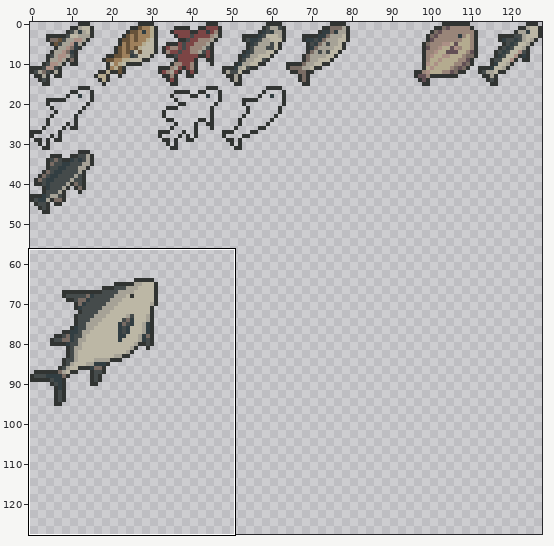
Two states of a pixel-art file, project/assets/spritesheets/fish.aseprite. Above: a wide view before the commit, with the close-up outlined.
Close-up. Earlier state:
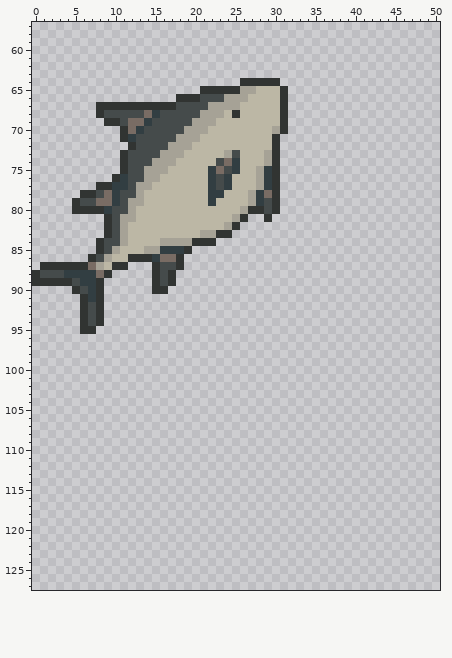
128x128 pixels, 1 frame. Shown: x 0..50, y 57..127. The commit also changed other parts of the picture, which this record leaves out.
Now the later version:
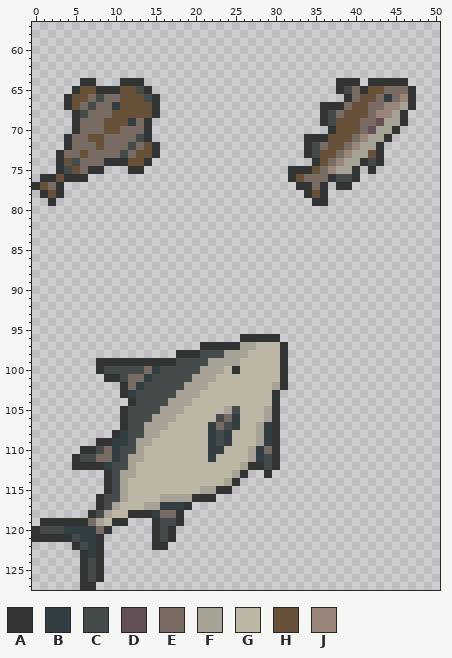
Palette (. is transparent): A #313432  B #323e42  C #454b4b  D #625055  E #796c64  F #a6a296  G #bcb7a5  H #675239  J #998579
Changes in this commit:
Changed rows in their new state; - is an unchanged pixel.
first column x 0:
 64 ------AA---AAA------------.....-------AAA-AAAAA-
 65 -----AHHAAAHHCA------...........------ACEAHHEEEA
 66 ----AHHECEEHHHCA--..............-------AEHHEBEJA
 67 ----AHECEEBHHHH-................----AAAEHHEEJJFA
 68 -----ACEEEHHHHHA................----ACEHHHEJJFA-
 69 -----AEEEHHHB-A.................----ACHHHEEDFFA-
 70 -----AEEEHHE-EA.................-----AHHHEDFFA--
 71 ----AEEHHEEEE-A................---AAAHHHEJFFA---
 72 ----AEEEHEEECEHA...............---ACEHHEJFFA----
 73 ---AEEHEEEECEHHA...............---ACHHEJFFHA----
 74 ---AHCEEEAA-HHA................----AHEJFFACA----
 75 ---ACHEAA--.AA.................-AAAHEJFFA-A-----
 76 -AAHAAA---.....................-AHEEEACCA-------
 77 AHEA----.......................--AAEA-AA--------
 78 -AHA--.........................---AHA-----------
 79 --A--..........................----AA-----------
 80 -----..........................-----------------
 81 ---------..................--.------------------
 82 ---------.................----------------------
 83 ---------................-----------------------
 84 --------...............-------------------------
 85 --------............----------------------------
 86 -------............-----------------------------
 87 -...........---....-----------------------------
 88 ..........-----...------------------------------
 89 .........------...------------------------------
 90 -----....------..-------------------------------
 91 ------...---------------------------------------
 92 ------...---------------------------------------
 93 ------...---------------------------------------
 94 ------...---------------------------------------
 95 ------..----------------------------------------
 96 --------------------------AAAAA-----------------
 97 ---------------------AAAAAFFGGGA----------------
 98 ------------------AAACCCFFFGGGGA----------------
 99 --------AAAAAAAAAACCCCFFFFGGGGGA----------------
100 --------ACCCCCEBCCCCCFFFGAGGGGGA----------------
101 ---------AACEEBCCCCCFFFGGGGGGGGA----------------
102 -----------AEBCCCCCFFFGGGGGGGGFA----------------
103 -----------ABCCCCCFFFGGGGGGGGGA-----------------
104 ------------ACCCCFFFGGGGGGGGGGA-----------------
105 -----------ACCCCFFFGGGGGFCGGGFA-----------------
106 -----------ACCCFFFGGGGGCEBGGGFA-----------------
107 -----------ACCFFFGGGGGBECBGGFBA-----------------
108 ----------ABCCFFGGGGGGBCBGGGFBA-----------------
109 --------AABBCFFGGGGGGGBCBGGGFBA-----------------
110 ------AACEBCCFGGGGGGGGBBGGGFBEA-----------------
111 -----ACCEEBCFFGGGGGGGGBGGGGFBCA-----------------
112 -----AAAABCCFGGGGGGGGGGGGGFAACA-----------------
113 ---------ACFFGGGGGGGGGGGGFA--A------------------
114 ---------ACFGGGGGGGGGGGGFA----------------------
115 ---------ACFGGGGGGGGGFFAA-----------------------
116 --------ACCFGGGGFFFFAAA-------------------------
117 --------ACFGGGFFBBBA----------------------------
118 -------ACFGGAAABEEA-----------------------------
119 -AAAAAAEFGAA---ACCA-----------------------------
120 ACCCBBBBEA-----ACA------------------------------
121 AAAAACBBA------ACA------------------------------
122 -----ACBA------AA-------------------------------
123 ------ABA---------------------------------------
124 ------ACA---------------------------------------
125 ------ACA---------------------------------------
126 ------ACA---------------------------------------
127 ------AA----------------------------------------
Changed places in both close-ups, as pixel boxes (x1, y1, x2, y2):
changed: (32, 78, 416, 334)
added: (32, 334, 288, 590)
